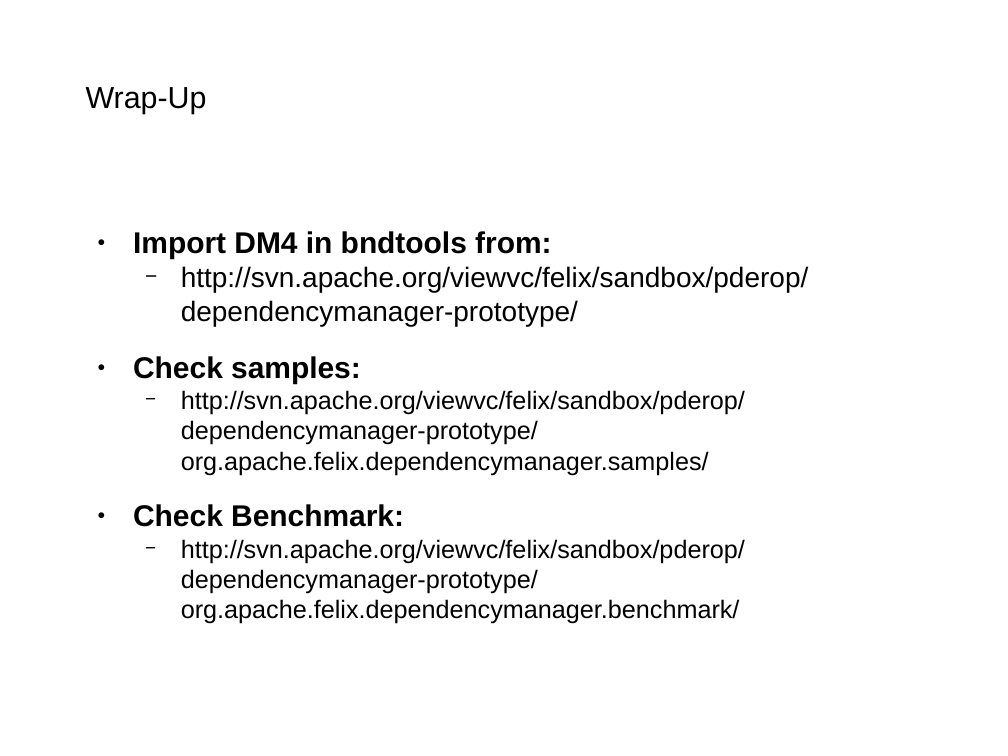
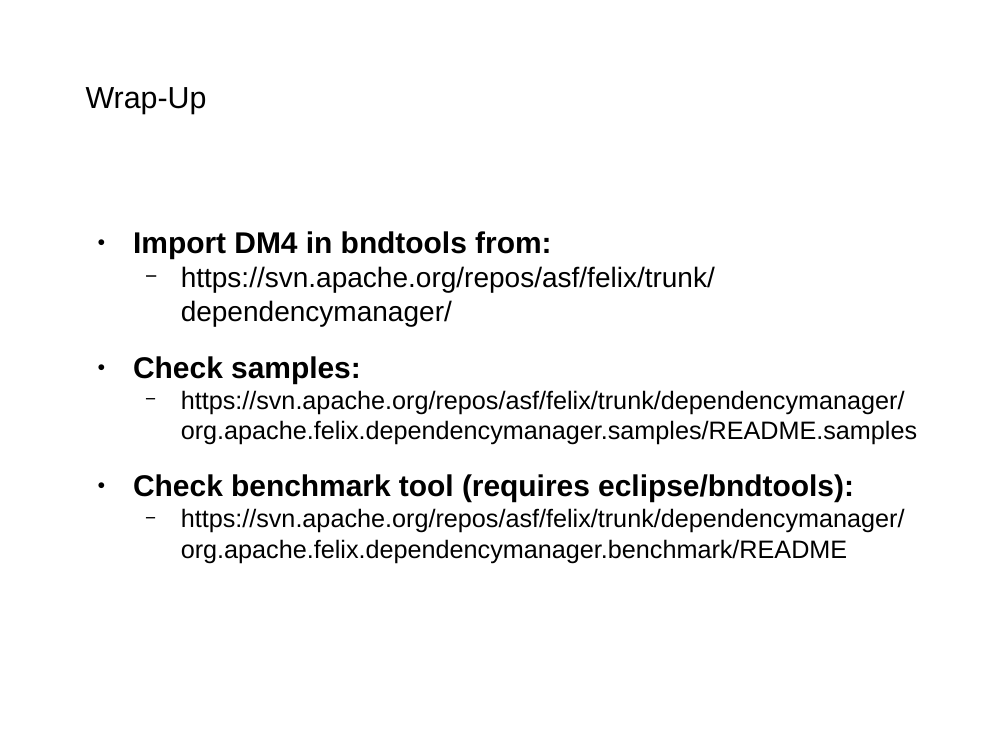
Before and after one commit to rotty3000/felix, a slide deck: slide 57 of dependencymanager/docs/A_Glance_At_DependencyManager.odp. Drawn at 1008x756 pixels with LibreOffice and Linux fonts; fonts in the diff are those of the drawing; background and template pictures are left out. Boxes give left, top, right and bottom in pixels: in the first picture for what was removed or moved away, otherwise in the second. Text is boxed around its words. In the diff, an @@ line names an element or a change of style, - is before the commit and + after.

Commit message:
updated docs, changelogs. Added license to samples module. FELIX-4676: Don't generate Require-Capability by default

```diff
--- a/dependencymanager/docs/A_Glance_At_DependencyManager.odp
+++ b/dependencymanager/docs/A_Glance_At_DependencyManager.odp
@@ text at (133,266,917,563): text changed @@
-  − http://svn.apache.org/viewvc/felix/sandbox/pderop/dependencymanager-prototype/org.apache.felix.dependencymanager.samples/
-● Check Benchmark:
-  − http://svn.apache.org/viewvc/felix/sandbox/pderop/dependencymanager-prototype/org.apache.felix.dependencymanager.benchmark/
+  − https://svn.apache.org/repos/asf/felix/trunk/dependencymanager/org.apache.felix.dependencymanager.samples/README.samples
+● Check benchmark tool (requires eclipse/bndtools):
+  − https://svn.apache.org/repos/asf/felix/trunk/dependencymanager/org.apache.felix.dependencymanager.benchmark/README
@@ text at (181,266,809,326): text changed @@
-  − http://svn.apache.org/viewvc/felix/sandbox/pderop/dependencymanager-prototype/
+  − https://svn.apache.org/repos/asf/felix/trunk/dependencymanager/
```
Also in this commit, not shown: 23 other files.
